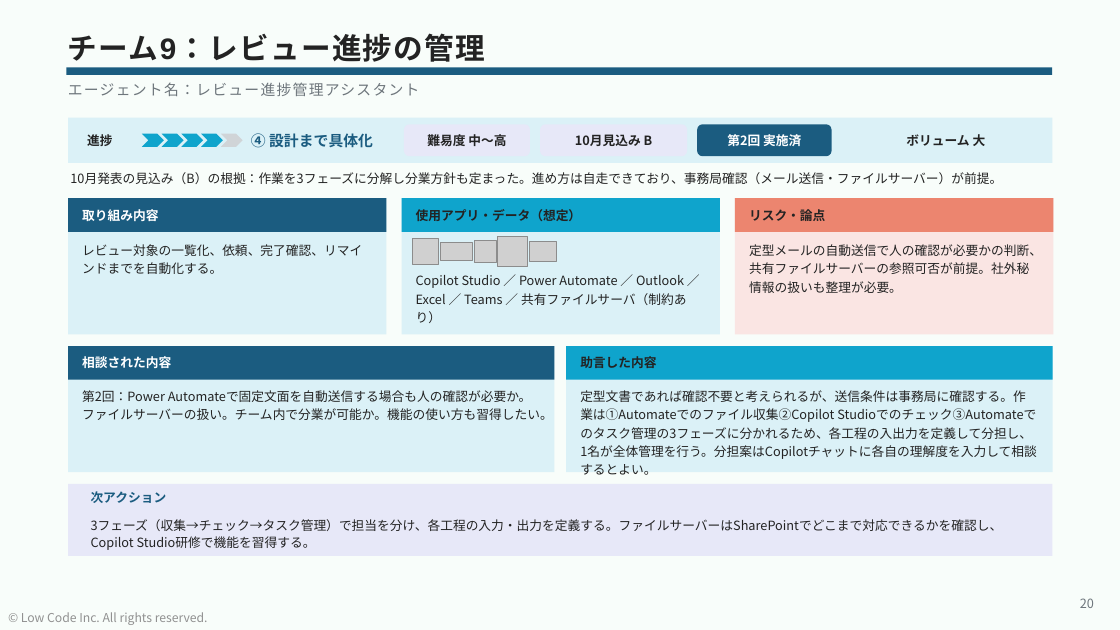
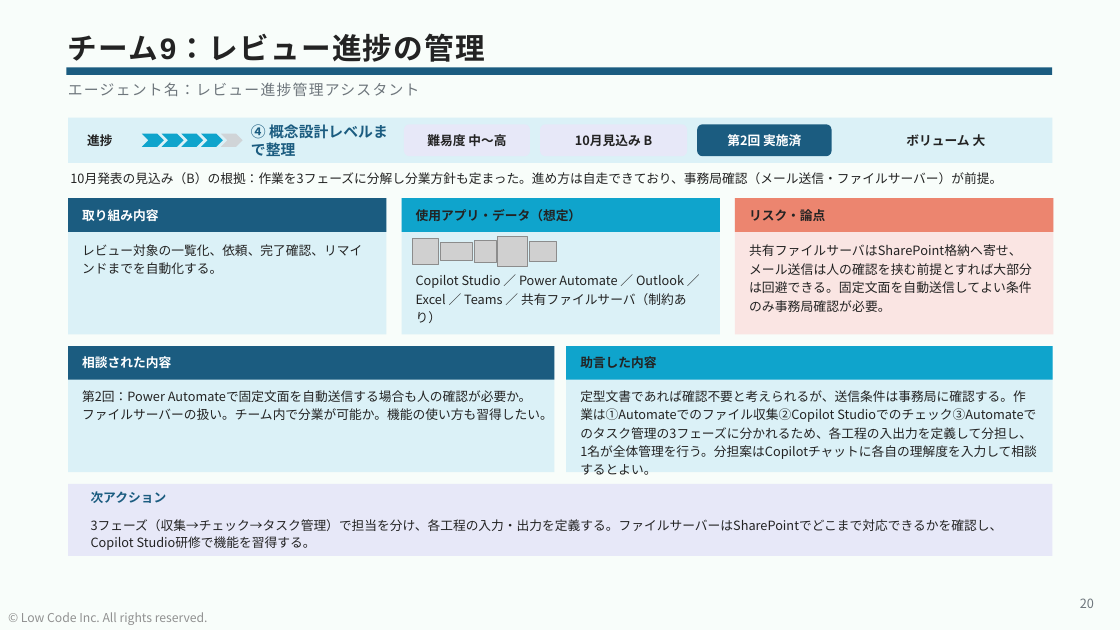
Before and after one commit to takuyanakamura881awc-beep/awc-naka881-repo, a slide deck: slide 20 of reports/CopilotStudio_ハッカソン_事前相談会②_状況報告_20260729.pptx. Drawn at 1120x630 pixels with LibreOffice and Linux fonts; fonts in the diff are those of the drawing; grey boxes stand for pictures. Boxes give left, top, right and bottom in pixels: in the first picture for what was removed or moved away, otherwise in the second. Text is boxed around its words. In the diff, an @@ line names an element or a change of style, - is before the commit and + after.

```diff
--- a/reports/CopilotStudio_ハッカソン_事前相談会②_状況報告_20260729.pptx
+++ b/reports/CopilotStudio_ハッカソン_事前相談会②_状況報告_20260729.pptx
@@ text at bbox=[251, 124, 388, 156]: text changed @@
-④ 設計まで具体化
+④ 概念設計レベルまで整理
@@ text at bbox=[749, 244, 1032, 312]: text changed; size 10.9 to 11 pt @@
-定型メールの自動送信で人の確認が必要かの判断、共有ファイルサーバーの参照可否が前提。社外秘情報の扱いも整理が必要。
+共有ファイルサーバはSharePoint格納へ寄せ、メール送信は人の確認を挟む前提とすれば大部分は回避できる。固定文面を自動送信してよい条件のみ事務局確認が必要。
```
Also in this commit, not shown: 17 other slides changed, 1 other file.
